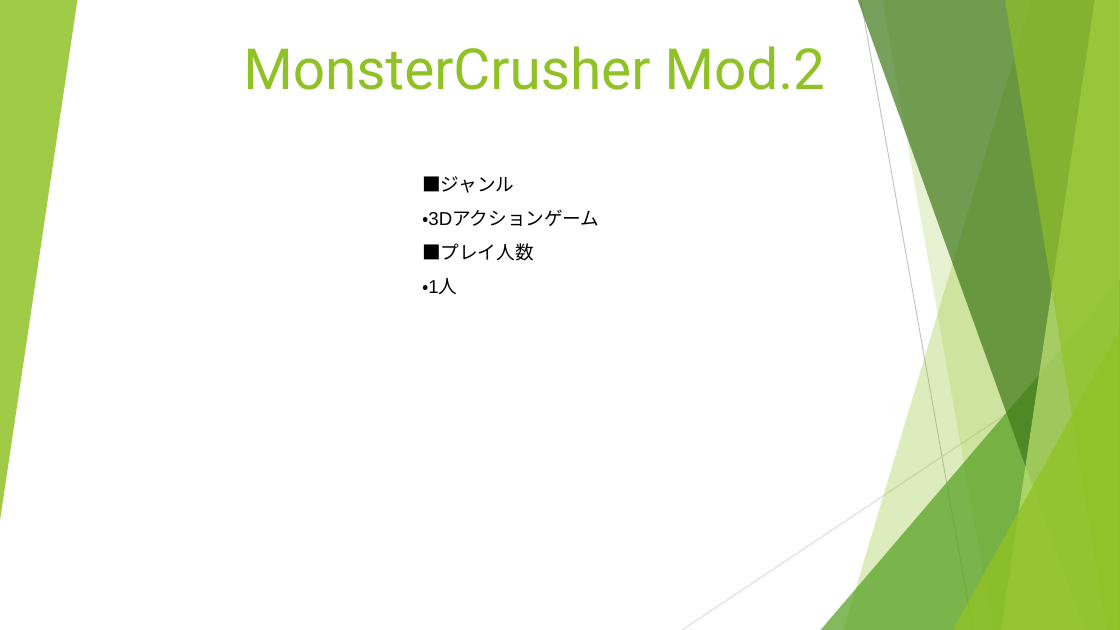
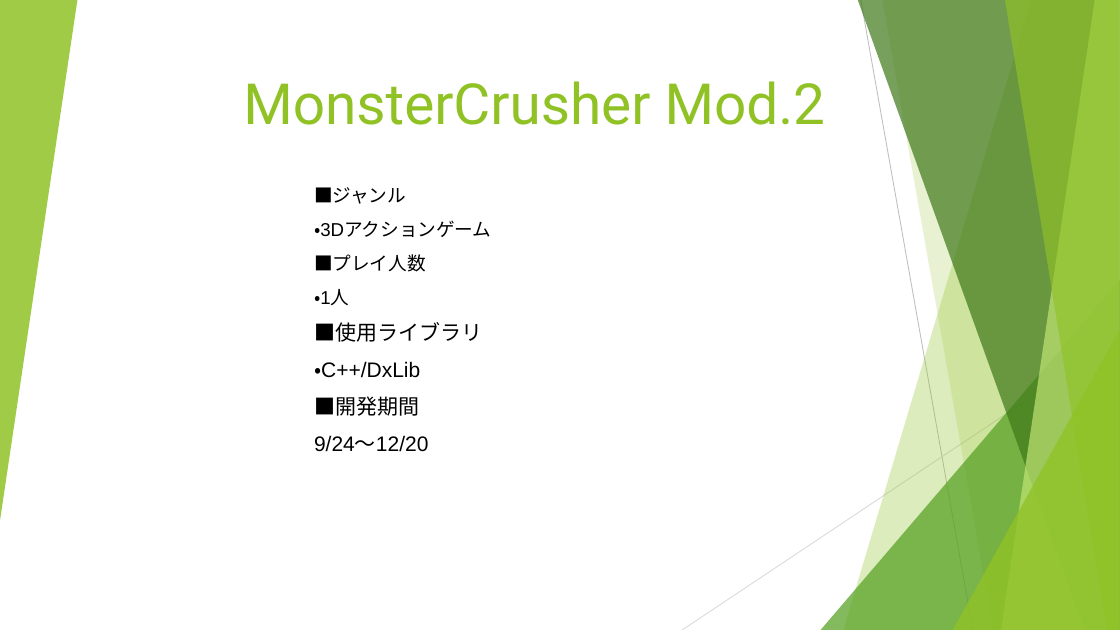
Before and after one commit to Remy-1216/MonsterCrusher, a slide deck: slide 1 of MonsterCrusher Mod.pptx. Drawn at 1120x630 pixels with LibreOffice and Linux fonts; fonts in the diff are those of the drawing. Boxes give left, top, right and bottom in pixels: in the first picture for what was removed or moved away, otherwise in the second. Text is boxed around its words. In the diff, an @@ line names an element or a change of style, - is before the commit and + after.

```diff
--- a/MonsterCrusher Mod.pptx
+++ b/MonsterCrusher Mod.pptx
@@ title "MonsterCrusher Mod.2": place and size @@
-title "MonsterCrusher Mod.2" at bbox=[243, 46, 826, 90]
+title "MonsterCrusher Mod.2" at bbox=[243, 81, 826, 125]
@@ subtitle "■ジャンル": place and size @@
-subtitle "■ジャンル" at bbox=[422, 176, 599, 294]
+subtitle "■ジャンル" at bbox=[314, 187, 491, 452]
@@ subtitle at bbox=[314, 322, 482, 452]: paragraphs added @@
+■使用ライブラリ
+・C++/DxLib
+■開発期間
+9/24～12/20
```
Also in this commit, not shown: 3 other slides changed, 1 slide added, 7 other files.
